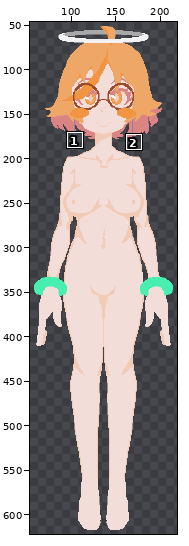
Two versions of one pixel-art file, Assets/Sprites/Test/HazelAlonoireCroppedTes(Base Image Alto).ase. The picture above shows the old version from afar; the outline marks the close-up.
Close-up. First the earlier version:
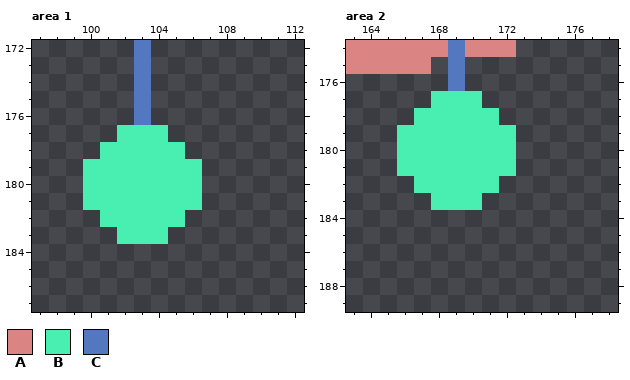
270x640 pixels, 1 frame. Shown: area 1: x 97..112, y 172..187; area 2: x 163..178, y 174..189. The wide view leaves out empty margins. The commit also changed other parts of the picture, which this record leaves out.
Visible layers, top first: "Blushes", "Halo", "Earrings", "Body/Body", "Body/Hair", "Body/Eyes".
Palette (. is transparent): A #db8484  B #49eeb1  C #5478c0
Pixels before, area 1, first column x 100:
172 ...C...
173 ...C...
174 ...C...
175 ...C...
176 ...C...
177 ..BBB..
178 .BBBBB.
179 BBBBBBB
180 BBBBBBB
181 BBBBBBB
182 .BBBBB.
183 ..BBB..
Pixels before, area 2, first column x 163:
174 AAAAAACAAA
175 AAAAA.C...
176 ......C...
177 .....BBB..
178 ....BBBBB.
179 ...BBBBBBB
180 ...BBBBBBB
181 ...BBBBBBB
182 ....BBBBB.
183 .....BBB..
The result:
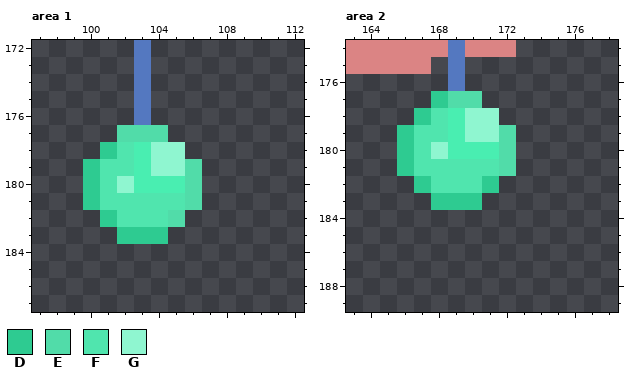
Colours new in this view: D #2ecb91  E #51dca9  F #50e5ae  G #8ff6d0
Difference:
Changed rows in their new state; - is an unchanged pixel.
Area 1, layer "Earrings":
first column x 100:
177 --EEE--
178 -DF-GG-
179 DFF-GGE
180 DFG---E
181 DFFFFFE
182 -DFFFE-
183 --DDD--
Area 2, layer "Earrings":
first column x 166:
177 --DEE--
178 -DF-GG-
179 DFF-GGE
180 DFG---E
181 DFFFFFE
182 -DFFFD-
183 --DDD--
